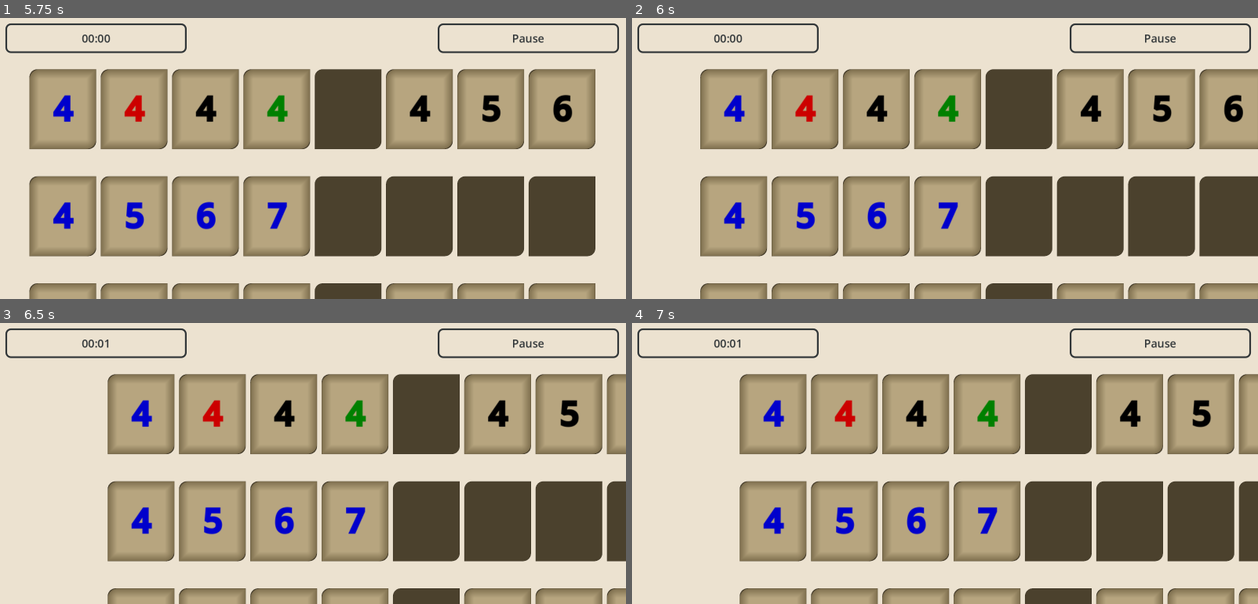
Above: before the commit, frames 1-4 (two rows, left to right).
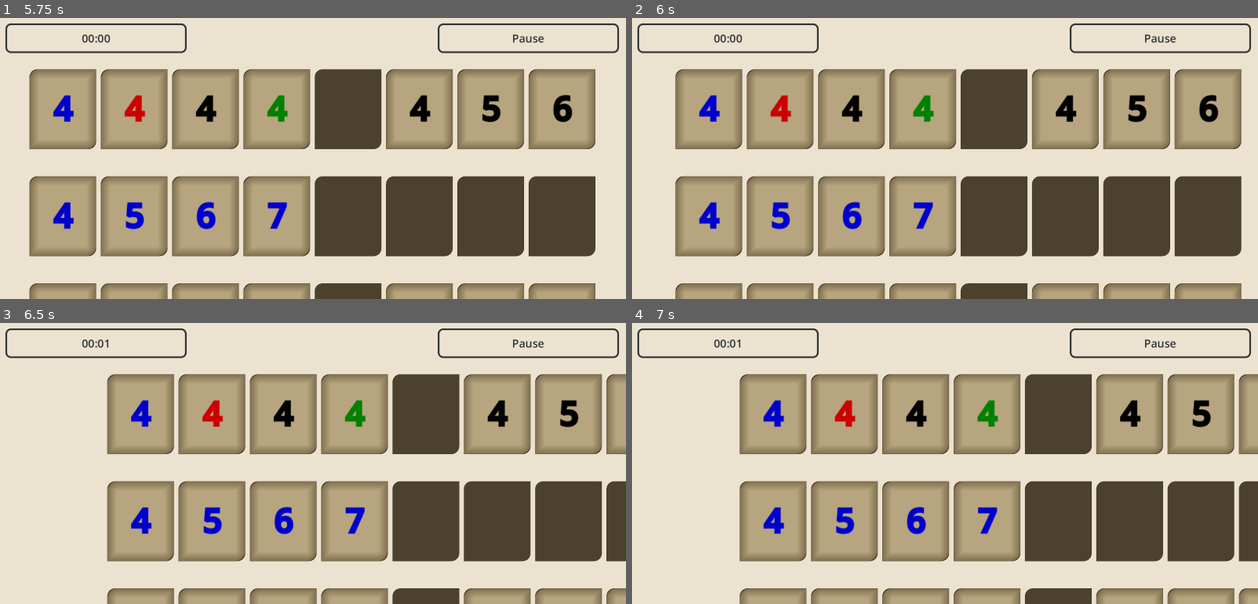
Above: after the commit, the same moments.

Repository: DaltonBaum/RummyCubed
Game: Godot game, scene res://scenes/main_menu.tscn
Two runs of this game, one before a commit and one after it. Both use one fixed random seed, a clock stepped at 60 frames per second and the inputs below.
Inputs (mouse positions are in pixels of both pictures, inside the frame that each line leads up to):
- Up to frame 1 (5.75 s): click "Play" at 0.5 s; click "Easy" at 1.25 s; tap Enter at 2 s; move the mouse to (450, 144) at 2.02 s; hold D 2.03-2.75 s; click (450, 144) at 2.17 s; click "00:01" at 2.75 s; click "00:02" at 3.5 s; click "Pause" at 4.25 s; click "Restart" at 5 s
- Up to frame 2 (6 s): drag from (819, 172) to (913, 214) at 5.77 s
- Up to frame 3 (6.5 s): no input
- Up to frame 4 (7 s): move the mouse to (1007, 401) at 6.52 s; hold D from 6.53 s (still down)

Frame 1 is identical in both runs. In frame 2, 26% of the frame differs, in the area x 6-100%, y 18-100%; in frame 3, 1.8%; in frame 4, less than 0.1%.

Commit message:
Fixed issue where zooming would make panning go faster

Diff:
--- a/scenes/game_board/game_camera.gd
+++ b/scenes/game_board/game_camera.gd
@@ -119,7 +119,7 @@
 			events[event.index] = event
 
 		if events.size() == 1 and !DragManager.is_currently_dragging() and !disabled:
-			position -= event.relative * zoom
+			position -= event.relative / zoom
 
 		if events.size() > 1:
 			# Stores the touches position
